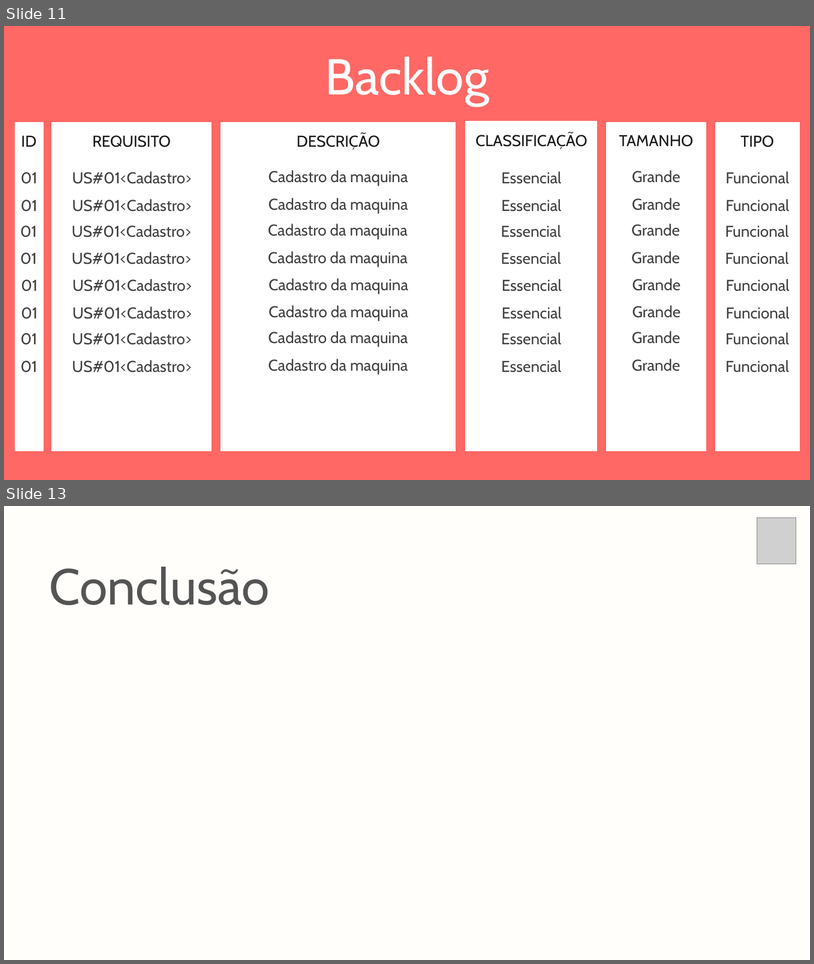
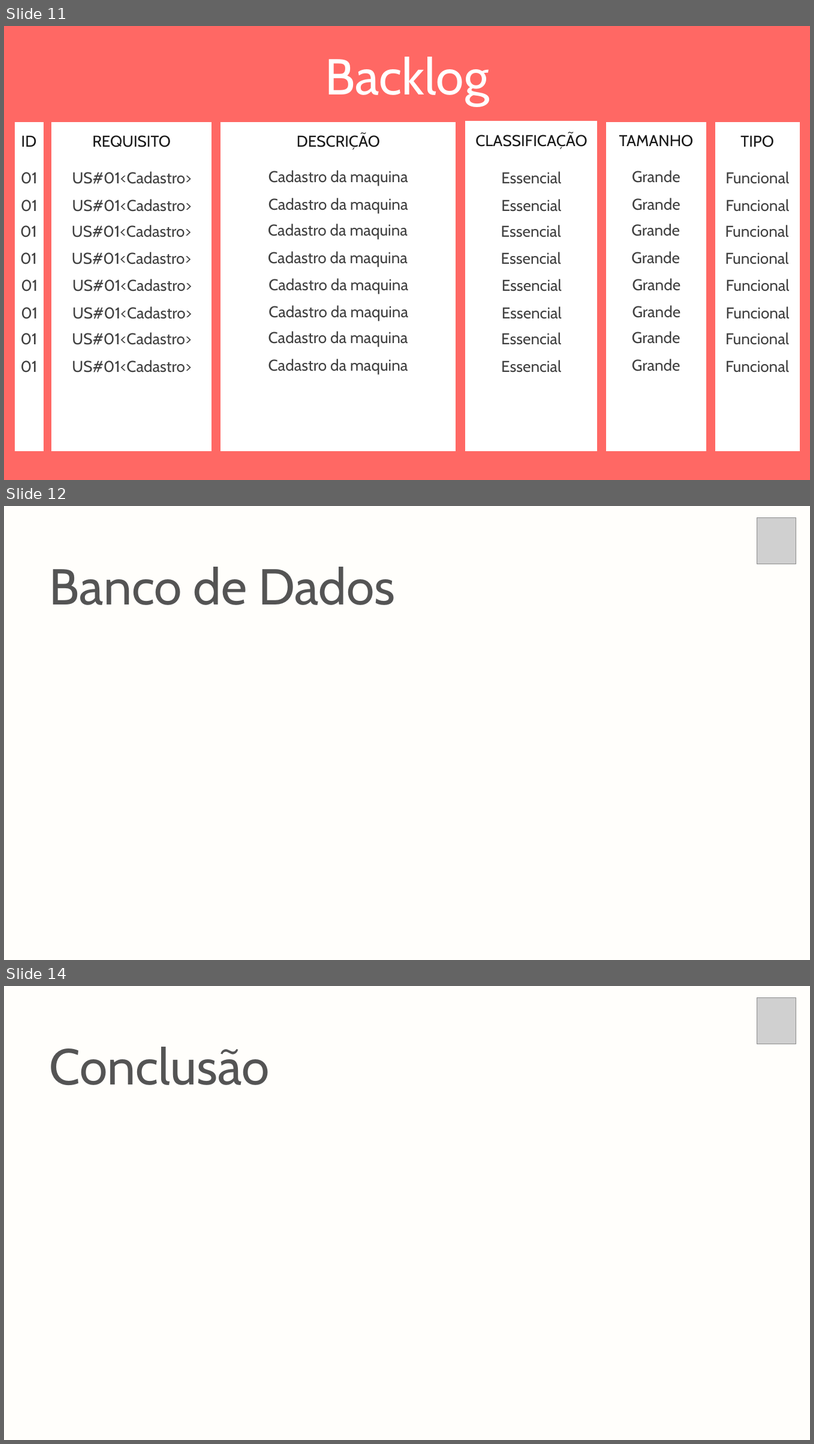
Before and after one commit to christian-raphael/Pyxis, a slide deck: Documentação/Pyxis.pptx. Shown one above the other, each under a label of ours: slides 11 and 13 before the commit, slides 11, 12 and 14 after it; the slides between them are not shown. The pictures are 814x964 and 814x1444 pixels, drawn with LibreOffice and Linux fonts; fonts in the diff are those of the drawing; grey boxes stand for pictures. Boxes give left, top, right and bottom in pixels: in the first picture for what was removed or moved away, otherwise in the second. Text is boxed around its words. In the diff, an @@ line names an element or a change of style, - is before the commit and + after.

```diff
--- a/Documentação/Pyxis.pptx
+++ b/Documentação/Pyxis.pptx
@@ slide 12 added at [4, 506, 810, 960], background #FFFEFB @@
@@ picture added at [757, 517, 796, 564] @@
@@ text added at [50, 567, 395, 605], 90 pt, text #545454 @@
+Banco de Dados
@@ what was slide 13 is now slide 14 @@
```
Also in this commit, not shown: 1 slide changed, 1 other slide added, 1 slide removed.
